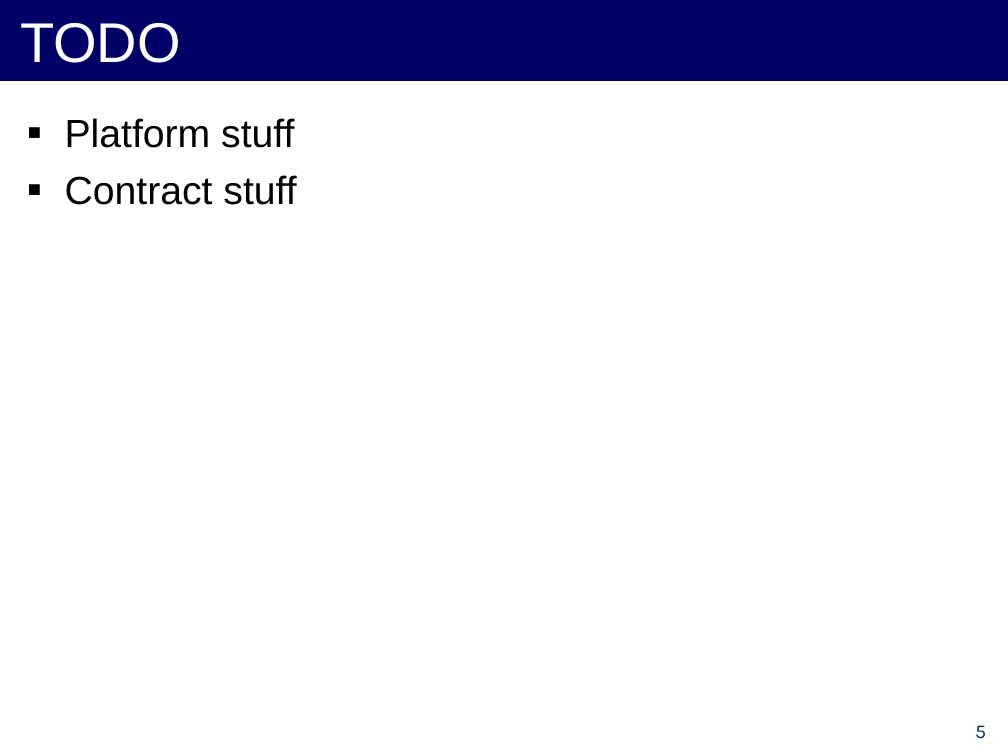
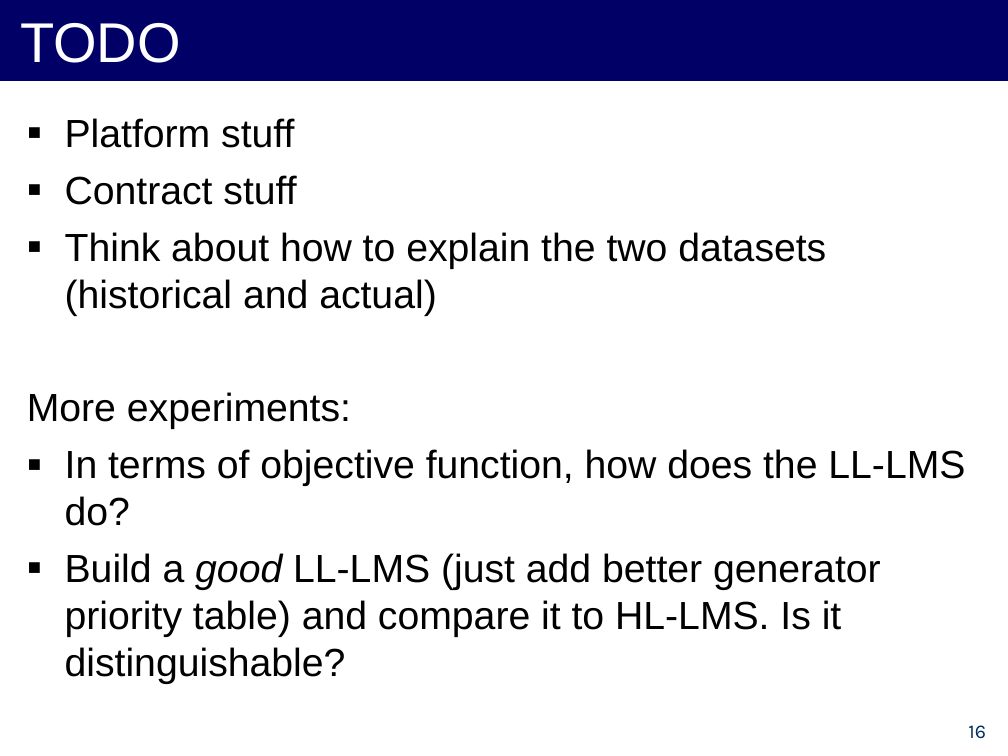
Before and after one commit to forresti/optimal_load_management, a slide deck: slide 16 of project/12-3-12_Presentation.ppt (slide 5 before the commit). Drawn at 1008x756 pixels with LibreOffice and Linux fonts; fonts in the diff are those of the drawing. Boxes give left, top, right and bottom in pixels: in the first picture for what was removed or moved away, otherwise in the second. Text is boxed around its words. In the diff, an @@ line names an element or a change of style, - is before the commit and + after.

```diff
--- a/project/12-3-12_Presentation.ppt
+++ b/project/12-3-12_Presentation.ppt
@@ text added at <box>27,118,965,684</box>, 28 pt, text #000000 @@
+▪ Platform stuff
+▪ Contract stuff
+▪ Think about how to explain the two datasets (historical and actual)
+More experiments:
+▪ In terms of objective function, how does the LL-LMS do?
+▪ Build a good LL-LMS (just add better generator priority table) and compare it to HL-LMS. Is it distinguishable?
@@ page number at <box>968,725,986,739</box>: text changed @@
-5
+16
```
Also in this commit, not shown: 11 slides added.
